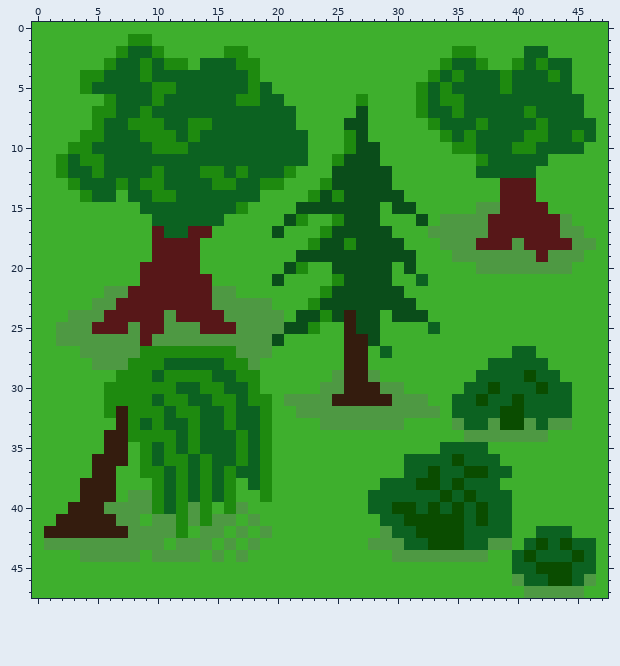
Two versions of one pixel-art sprite, fire/images/wald.png. The picture above was drawn from the file before the commit.
The file is 48x48 pixels.
The same view after the edit:
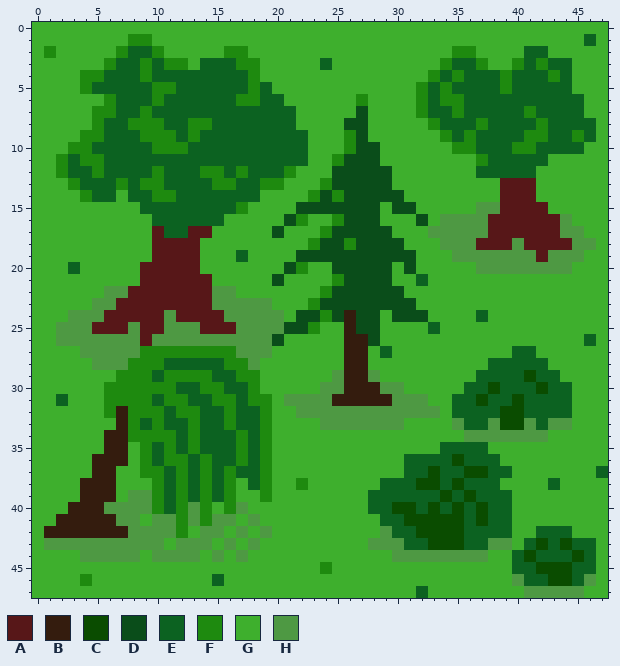
Palette (. is transparent): A #571718  B #341c0e  C #0a4c00  D #0a4d1a  E #0c6221  F #1e8a0f  G #3eaf2d  H #4e9943
Change:
@@ x 0..47 @@
  0 GGGGGGGGGGGGGGGGGGGGGGGGGGGGGGGGGGGGGGGGGGGGGGGG
- 1 GGGGGGGGFFGGGGGGGGGGGGGGGGGGGGGGGGGGGGGGGGGGGGGG
- 2 GGGGGGGFEEFGGGGGFFGGGGGGGGGGGGGGGGGFFGGGGEEGGGGG
- 3 GGGGGGFEEFEFFGEEEFFGGGGGGGGGGGGGGGFEEFGGFEFEEGGG
+ 1 GGGGGGGGFFGGGGGGGGGGGGGGGGGGGGGGGGGGGGGGGGGGGGEG
+ 2 GFGGGGGFEEFGGGGGFFGGGGGGGGGGGGGGGGGFFGGGGEEGGGGG
+ 3 GGGGGGFEEFEFFGEEEFFGGGGGEGGGGGGGGGFEEFGGFEFEEGGG
  4 GGGGFFEEEFEEEEEEEEFGGGGGGGGGGGGGGFEFEEEFEEEFEGGG
@@ x 1..19 @@
 18 GGGGGGGGGAAAAGGGGGG
-19 GGGGGGGGGAAAAGGGGGG
-20 GGGGGGGGAAAAAGGGGGG
+19 GGGGGGGGGAAAAGGGEGG
+20 GGEGGGGGAAAAAGGGGGG
 21 GGGGGGGGAAAAAAGGGGG
@@ x 35..47 @@
 23 GGGGGGGGGGGGG
-24 GGGGGGGGGGGGG
+24 GGEGGGGGGGGGG
 25 GGGGGGGGGGGGG
-26 GGGGGGGGGGGGG
+26 GGGGGGGGGGGEG
 27 GGGGGEEGGGGGG
@@ x 0..4 @@
 30 GGGGG
-31 GGGGG
+31 GGEGG
 32 GGGGG
@@ x 20..47 @@
 36 GGGGGGGGGGGEEEECEEEGGGGGGGGG
-37 GGGGGGGGGGGEECEECCEEGGGGGGGG
-38 GGGGGGGGGEEECCECEEEGGGGGGGGG
+37 GGGGGGGGGGGEECEECCEEGGGGGGGE
+38 GGFGGGGGGEEECCECEEEGGGGEGGGG
 39 GGGGGGGGEEEEEECECEEEGGGGGGGG
@@ x 2..34 @@
 44 GGHHHHHGHHHHGHGHGGGGGGGGGGGGHHHHH
-45 GGGGGGGGGGGGGGGGGGGGGGGGGGGGGGGGG
-46 GGGGGGGGGGGGGGGGGGGGGGGGGGGGGGGGG
-47 GGGGGGGGGGGGGGGGGGGGGGGGGGGGGGGGG
+45 GGGGGGGGGGGGGGGGGGGGGGFGGGGGGGGGG
+46 GGFGGGGGGGGGGEGGGGGGGGGGGGGGGGGGG
+47 GGGGGGGGGGGGGGGGGGGGGGGGGGGGGGEGG
